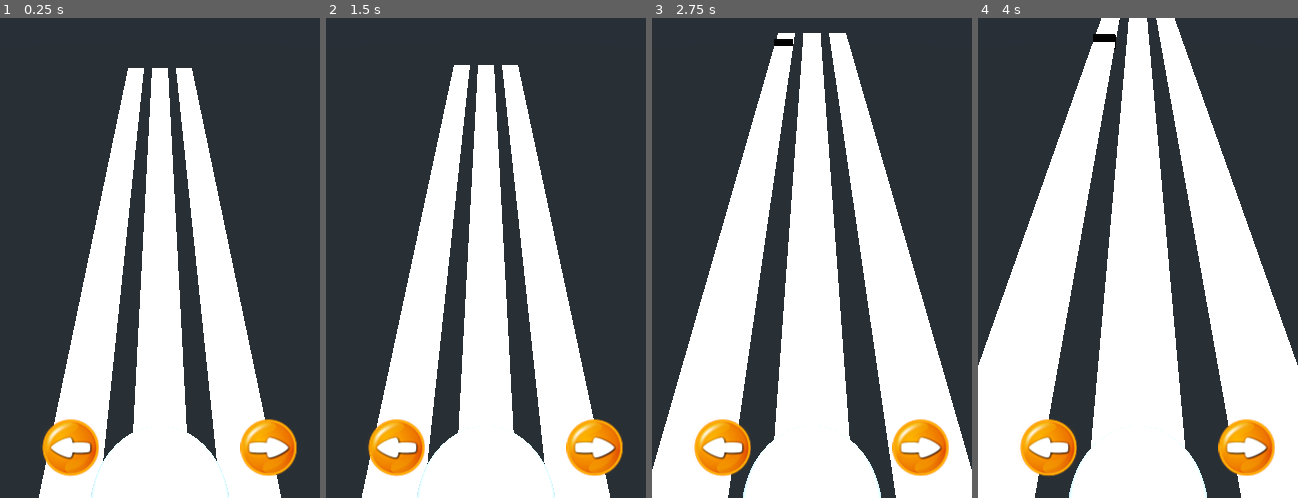
Above: before the commit, frames 1-4 (left to right).
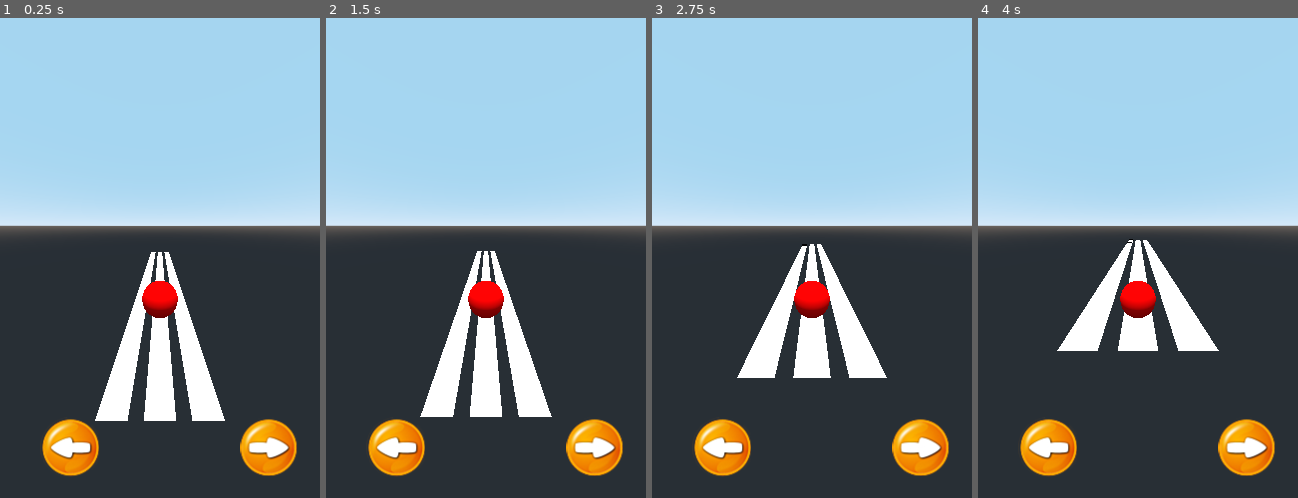
Above: after the commit, the same moments.

Repository: ktosox/Ball_Jump
Game: Godot game, scene res://Game.tscn
Two runs of this game, one before a commit and one after it. Both use one fixed random seed, a clock stepped at 60 frames per second and the inputs below.
Inputs:
- Up to frame 1 (0.25 s): no input
- Up to frame 2 (1.5 s): tap Enter (ui_accept) at 0.5, 0.77 s
- Up to frame 3 (2.75 s): tap Enter (ui_accept) at 1.52 s
- Up to frame 4 (4 s): tap Enter (ui_accept) at 3.02, 3.77 s

The runs differ from the first frame. In frame 1, 69% of the frame differs, in the area x 0-100%, y 0-100%; in frame 2, 69%; in frame 3, 77%; in frame 4, 81%.

Commit message:
checking if touch screen input works

Diff:
--- a/Mobil/Ball.gd
+++ b/Mobil/Ball.gd
@@ -6,19 +6,22 @@
 # var a = 2
 # var b = "text"
 
-#func _physics_process(delta):
-#	match lane:
-#		1:
-#			pass
-#		2:
-#			if abs(x)>0.1:
-#
-#			pass
-#		3:
-#			pass
+func _physics_process(delta):
+
+	match lane:
+		1:
+			$MeshInstance.get_active_material(0).albedo_color = ColorN("Blue")
+			pass
+		2:
+			$MeshInstance.get_active_material(0).albedo_color = ColorN("White")
+			pass
+		3:
+			$MeshInstance.get_active_material(0).albedo_color = ColorN("Red")
+			pass
 
 # Called when the node enters the scene tree for the first time.
 func _ready():
+
 	pass # Replace with function body.
 
 func _input(event):
--- a/Mobil/Ball.tscn
+++ b/Mobil/Ball.tscn
@@ -1,8 +1,10 @@
-[gd_scene load_steps=4 format=2]
+[gd_scene load_steps=5 format=2]
 
 [ext_resource path="res://Ball.gd" type="Script" id=1]
 
 [sub_resource type="SphereMesh" id=1]
+
+[sub_resource type="SpatialMaterial" id=3]
 
 [sub_resource type="SphereShape" id=2]
 
@@ -11,13 +13,15 @@
 
 [node name="MeshInstance" type="MeshInstance" parent="."]
 mesh = SubResource( 1 )
-material/0 = null
+material/0 = SubResource( 3 )
 
 [node name="CollisionShape" type="CollisionShape" parent="."]
 shape = SubResource( 2 )
 
 [node name="ARVRCamera" type="ARVRCamera" parent="."]
-transform = Transform( 1, 0, 0, 0, 0.707106, 0.707106, 0, -0.707106, 0.707106, 0, 6, 1 )
+transform = Transform( 1, 0, 0, 0, 0.965926, 0.258819, 0, -0.258819, 0.965926, 0, 4, 6 )
+projection = 2
+size = 0.2
 __meta__ = {
 "_editor_description_": ""
 }
--- a/Mobil/Game.gd
+++ b/Mobil/Game.gd
@@ -30,10 +30,16 @@
 	pass
 
 func _on_Right_pressed():
+	if lane == 1 or lane == 2:
+		$Ball.lane = lane+1
+		lane = $Ball.lane
 	pass # Replace with function body.
 
 
 func _on_Left_pressed():
+	if lane == 2 or lane == 3:
+		$Ball.lane = lane-1
+		lane = $Ball.lane
 	pass # Replace with function body.
 
 
--- a/Mobil/Game.tscn
+++ b/Mobil/Game.tscn
@@ -17,7 +17,7 @@
 tracks/0/keys = {
 "times": PoolRealArray( 0.5 ),
 "transitions": PoolRealArray( 1 ),
-"update": 2,
+"update": 0,
 "values": [ 2 ]
 }
 
@@ -33,11 +33,11 @@
 tracks/0/keys = {
 "times": PoolRealArray( 0.5 ),
 "transitions": PoolRealArray( 1 ),
-"update": 1,
+"update": 0,
 "values": [ 1 ]
 }
 
-[sub_resource type="Animation" id=5]
+[sub_resource type="Animation" id=3]
 resource_name = "right"
 length = 0.5
 tracks/0/type = "value"
@@ -49,21 +49,21 @@
 tracks/0/keys = {
 "times": PoolRealArray( 0.5 ),
 "transitions": PoolRealArray( 1 ),
-"update": 1,
+"update": 0,
 "values": [ 3 ]
 }
 
-[sub_resource type="PlaneMesh" id=3]
+[sub_resource type="PlaneMesh" id=4]
 size = Vector2( 2, 50 )
 
-[sub_resource type="ConcavePolygonShape" id=4]
+[sub_resource type="ConcavePolygonShape" id=5]
 data = PoolVector3Array( 1, 0, 25, -1, 0, 25, 1, 0, -25, -1, 0, 25, -1, 0, -25, 1, 0, -25 )
 
 [node name="Game" type="Spatial"]
 script = ExtResource( 2 )
 
 [node name="Ball" parent="." instance=ExtResource( 1 )]
-transform = Transform( -1, 0, -8.74228e-08, 0, 1, 0, 8.74228e-08, 0, -1, 0, 7.824, -6.426 )
+transform = Transform( -1, 0, -8.74228e-08, 0, 1, 0, 8.74228e-08, 0, -1, 0, 7.824, -8.68997 )
 axis_lock_linear_z = true
 lane = 3
 
@@ -87,39 +87,39 @@
 [node name="AnimationPlayer" type="AnimationPlayer" parent="."]
 anims/center = SubResource( 1 )
 anims/left = SubResource( 2 )
-anims/right = SubResource( 5 )
+anims/right = SubResource( 3 )
 
 [node name="Paths" type="Spatial" parent="."]
 
 [node name="MeshInstance" type="MeshInstance" parent="Paths"]
 transform = Transform( 1, 0, 0, 0, 1, 0, 0, 0, 1, 0, 0, 14.8474 )
-mesh = SubResource( 3 )
+mesh = SubResource( 4 )
 material/0 = null
 
 [node name="StaticBody" type="StaticBody" parent="Paths/MeshInstance"]
 
 [node name="CollisionShape" type="CollisionShape" parent="Paths/MeshInstance/StaticBody"]
-shape = SubResource( 4 )
+shape = SubResource( 5 )
 
 [node name="MeshInstance3" type="MeshInstance" parent="Paths"]
 transform = Transform( 1, 0, 0, 0, 1, 0, 0, 0, 1, -3, 0, 14.8474 )
-mesh = SubResource( 3 )
+mesh = SubResource( 4 )
 material/0 = null
 
 [node name="StaticBody" type="StaticBody" parent="Paths/MeshInstance3"]
 
 [node name="CollisionShape" type="CollisionShape" parent="Paths/MeshInstance3/StaticBody"]
-shape = SubResource( 4 )
+shape = SubResource( 5 )
 
 [node name="MeshInstance2" type="MeshInstance" parent="Paths"]
 transform = Transform( 1, 0, 0, 0, 1, 0, 0, 0, 1, 3, 0, 14.8474 )
-mesh = SubResource( 3 )
+mesh = SubResource( 4 )
 material/0 = null
 
 [node name="StaticBody" type="StaticBody" parent="Paths/MeshInstance2"]
 
 [node name="CollisionShape" type="CollisionShape" parent="Paths/MeshInstance2/StaticBody"]
-shape = SubResource( 4 )
+shape = SubResource( 5 )
 
 [node name="WallSpawns" type="Spatial" parent="."]
 
@@ -139,5 +139,3 @@
 [connection signal="pressed" from="CanvasLayer/Control/Right" to="." method="_on_Right_pressed"]
 [connection signal="pressed" from="CanvasLayer/Control/Left" to="." method="_on_Left_pressed"]
 [connection signal="timeout" from="SpawnWall" to="." method="_on_SpawnWall_timeout"]
-
-[editable path="Ball"]
--- /dev/null
+++ b/Mobil/Wall.gd
@@ -0,0 +1,21 @@
+extends RigidBody
+
+
+# Declare member variables here. Examples:
+# var a = 2
+# var b = "text"
+
+
+# Called when the node enters the scene tree for the first time.
+func _ready():
+	pass # Replace with function body.
+
+
+# Called every frame. 'delta' is the elapsed time since the previous frame.
+#func _process(delta):
+#	pass
+
+
+func _on_Timer_timeout():
+	self.queue_free()
+	pass # Replace with function body.
--- a/Mobil/Wall.tscn
+++ b/Mobil/Wall.tscn
@@ -1,12 +1,14 @@
-[gd_scene load_steps=4 format=2]
+[gd_scene load_steps=5 format=2]
+
+[ext_resource path="res://Wall.gd" type="Script" id=1]
 
 [sub_resource type="CubeMesh" id=1]
 size = Vector3( 2, 1, 0.5 )
 
-[sub_resource type="SpatialMaterial" id=3]
+[sub_resource type="SpatialMaterial" id=2]
 albedo_color = Color( 0, 0, 0, 1 )
 
-[sub_resource type="BoxShape" id=2]
+[sub_resource type="BoxShape" id=3]
 extents = Vector3( 1, 0.5, 0.25 )
 
 [node name="Wall" type="RigidBody"]
@@ -14,10 +16,18 @@
 collision_mask = 2
 gravity_scale = 0.0
 linear_velocity = Vector3( 0, 0, -6 )
+script = ExtResource( 1 )
 
 [node name="MeshInstance" type="MeshInstance" parent="."]
 mesh = SubResource( 1 )
-material/0 = SubResource( 3 )
+material/0 = SubResource( 2 )
 
 [node name="CollisionShape" type="CollisionShape" parent="."]
-shape = SubResource( 2 )
+shape = SubResource( 3 )
+
+[node name="Timer" type="Timer" parent="."]
+wait_time = 16.0
+one_shot = true
+autostart = true
+
+[connection signal="timeout" from="Timer" to="." method="_on_Timer_timeout"]
